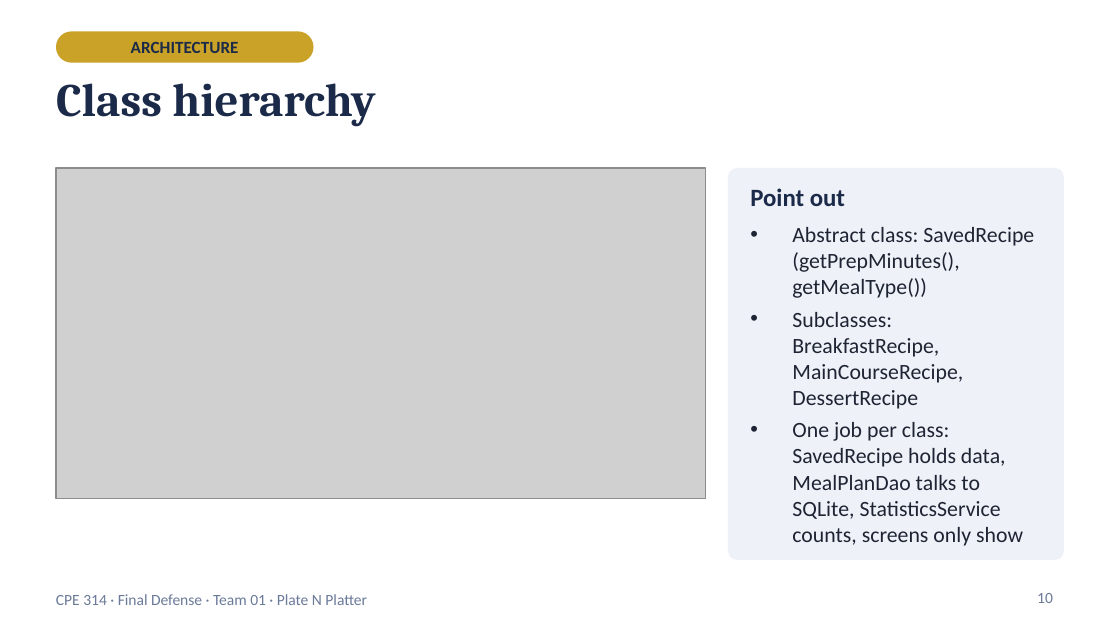
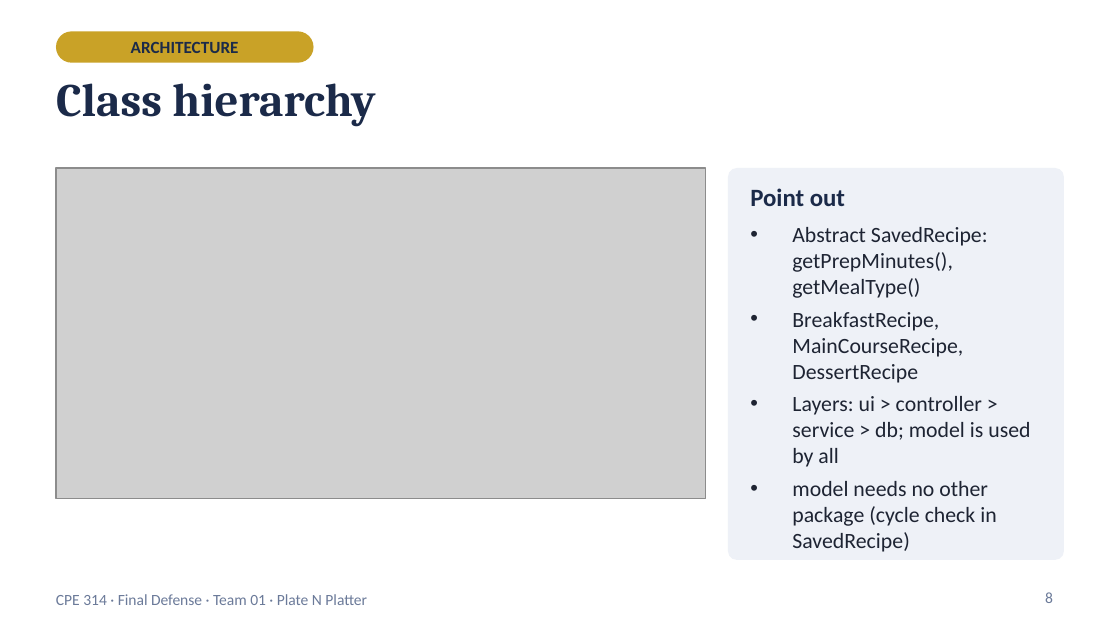
Before and after one commit to Kimonooo/cpe314-69167-capstoneteam-Meal_plannerGroup1, a slide deck: slide 8 of docs/PlateNPlatter_Final_Defense.pptx (slide 10 before the commit). Drawn at 1120x630 pixels with LibreOffice and Linux fonts; fonts in the diff are those of the drawing; grey boxes stand for pictures. Boxes give left, top, right and bottom in pixels: in the first picture for what was removed or moved away, otherwise in the second. Text is boxed around its words. In the diff, an @@ line names an element or a change of style, - is before the commit and + after.

Commit message:
docs: run instructions, package map, requirement map and known issues for the final version; updated defense deck; remove the instructor checklists from docs

```diff
--- a/docs/PlateNPlatter_Final_Defense.pptx
+++ b/docs/PlateNPlatter_Final_Defense.pptx
@@ text at [792,227,1030,552]: text changed @@
-• Abstract class: SavedRecipe (getPrepMinutes(), getMealType())
-• Subclasses: BreakfastRecipe, MainCourseRecipe, DessertRecipe
-• One job per class: SavedRecipe holds data, MealPlanDao talks to SQLite, StatisticsService counts, screens only show
+• Abstract SavedRecipe: getPrepMinutes(), getMealType()
+• BreakfastRecipe, MainCourseRecipe, DessertRecipe
+• Layers: ui > controller > service > db; model is used by all
+• model needs no other package (cycle check in SavedRecipe)
@@ page number at [1045,592,1053,603]: text changed @@
-10
+8
```
Also in this commit, not shown: 17 other slides changed, 3 slides removed, 4 other files.
